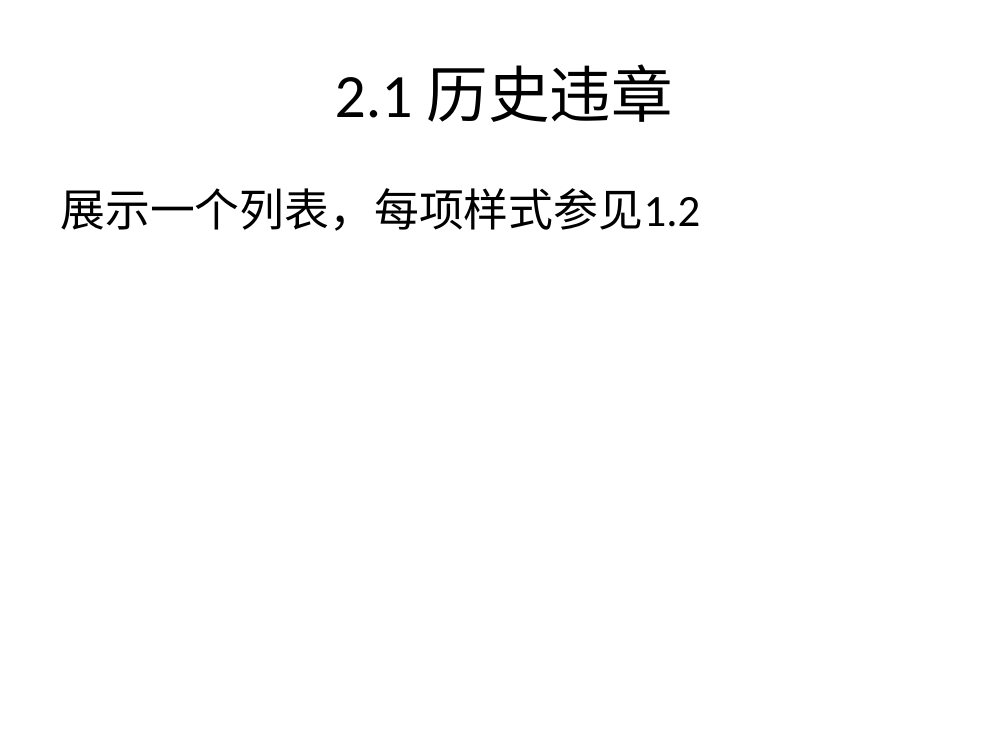
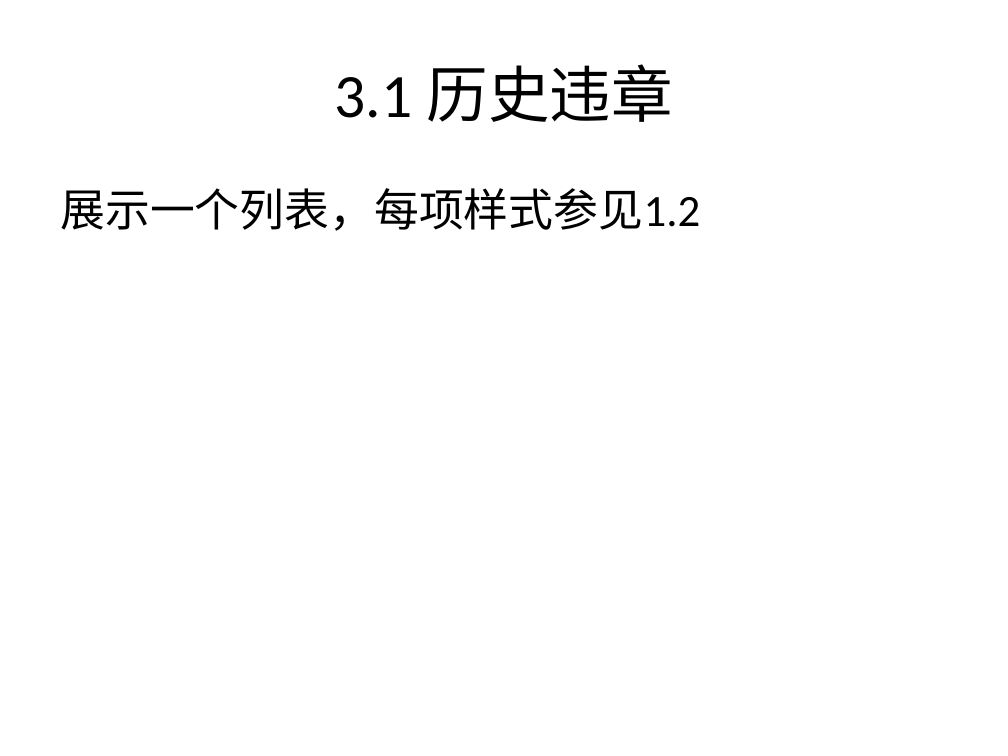
Before and after one commit to iWorkTogether/TrafficViolationProof_Android, a slide deck: slide 9 of docs/交通违章保卫战.pptx (slide 8 before the commit). Drawn at 1008x756 pixels with LibreOffice and Linux fonts; fonts in the diff are those of the drawing. Boxes give left, top, right and bottom in pixels: in the first picture for what was removed or moved away, otherwise in the second. Text is boxed around its words. In the diff, an @@ line names an element or a change of style, - is before the commit and + after.

```diff
--- a/docs/交通违章保卫战.pptx
+++ b/docs/交通违章保卫战.pptx
@@ title at <box>335,64,673,122</box>: text changed @@
-2.1 历史违章
+3.1 历史违章
```
Also in this commit, not shown: 5 other slides changed, 1 slide added.
